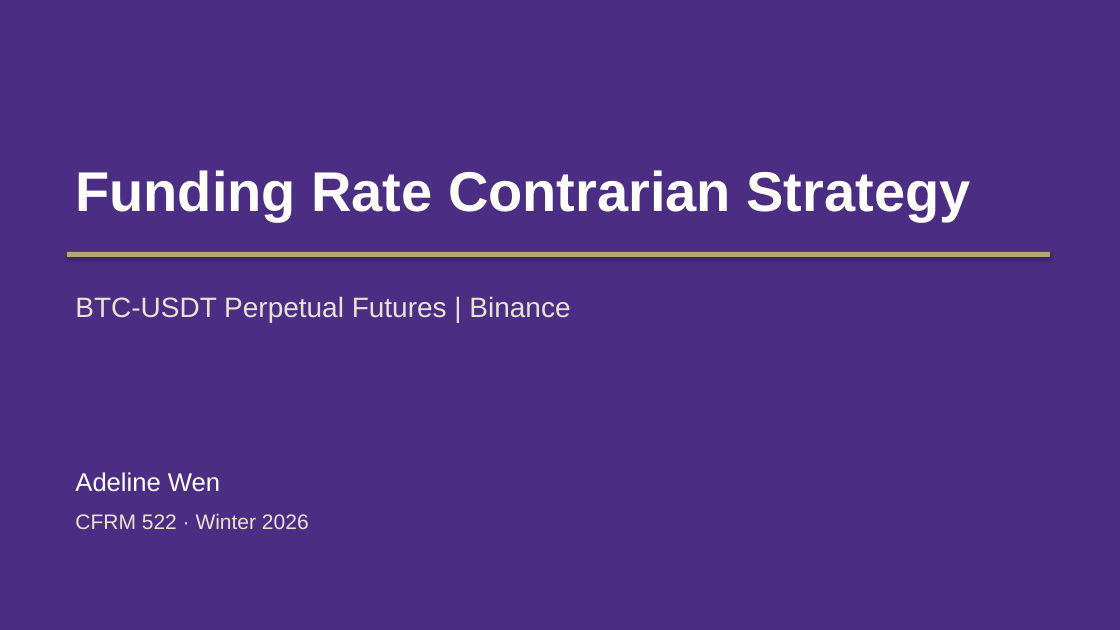
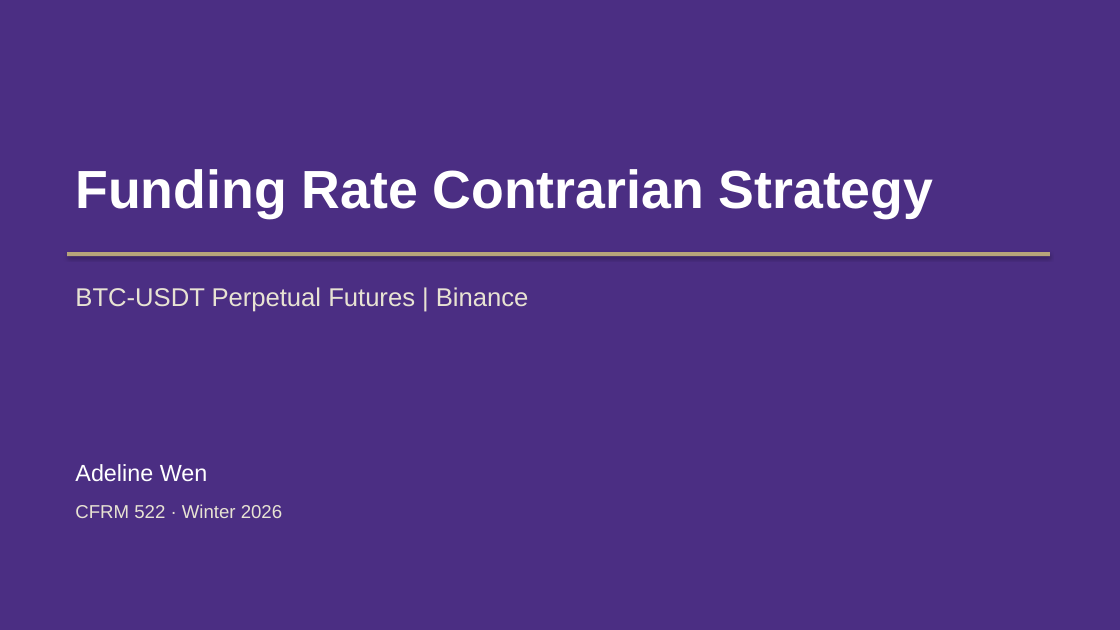
Before and after one commit to Tyche1107/Strategy-project, a slide deck: slide 1 of CFRM522_Presentation.pptx. Drawn at 1120x630 pixels with LibreOffice and Linux fonts; fonts in the diff are those of the drawing. Boxes give left, top, right and bottom in pixels: in the first picture for what was removed or moved away, otherwise in the second. Text is boxed around its words. In the diff, an @@ line names an element or a change of style, - is before the commit and + after.

```diff
--- a/CFRM522_Presentation.pptx
+++ b/CFRM522_Presentation.pptx
@@ text "Funding Rate Contrarian Strategy" at box(75, 169, 934, 218): size 48 to 46 pt @@
@@ text "BTC-USDT Perpetual Futures | Binance": place and size @@
-text "BTC-USDT Perpetual Futures | Binance" at box(75, 296, 570, 322)
+text "BTC-USDT Perpetual Futures | Binance" at box(75, 287, 529, 312)
@@ text "BTC-USDT Perpetual Futures | Binance" at box(75, 287, 529, 312): size 24 to 22 pt @@
@@ text "Adeline Wen": place and size @@
-text "Adeline Wen" at box(75, 472, 220, 492)
+text "Adeline Wen" at box(75, 464, 208, 481)
@@ text "Adeline Wen" at box(75, 464, 208, 481): size 22 to 20 pt @@
@@ text "CFRM 522 · Winter 2026": place and size @@
-text "CFRM 522 · Winter 2026" at box(75, 514, 309, 529)
+text "CFRM 522 · Winter 2026" at box(75, 504, 282, 518)
@@ text "CFRM 522 · Winter 2026" at box(75, 504, 282, 518): size 18 to 16 pt @@
```
Also in this commit, not shown: 14 other slides changed, 2 other files.
